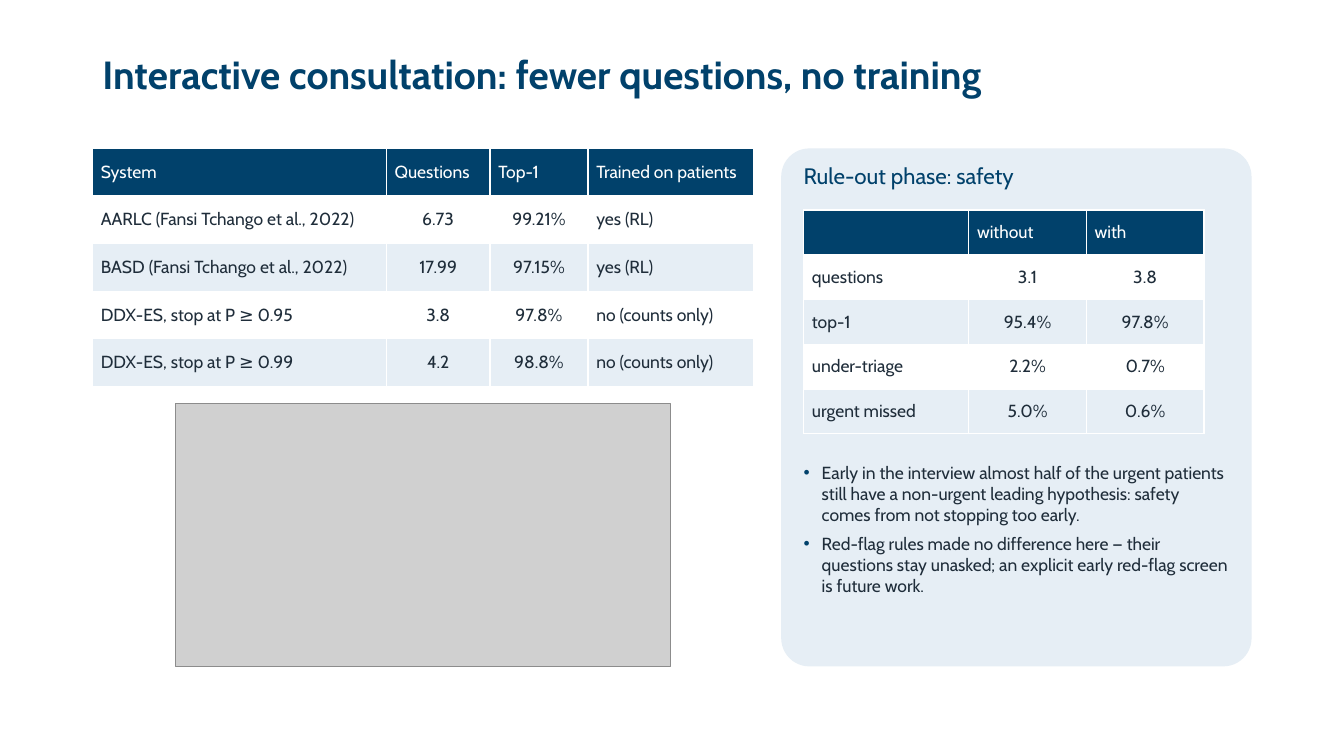
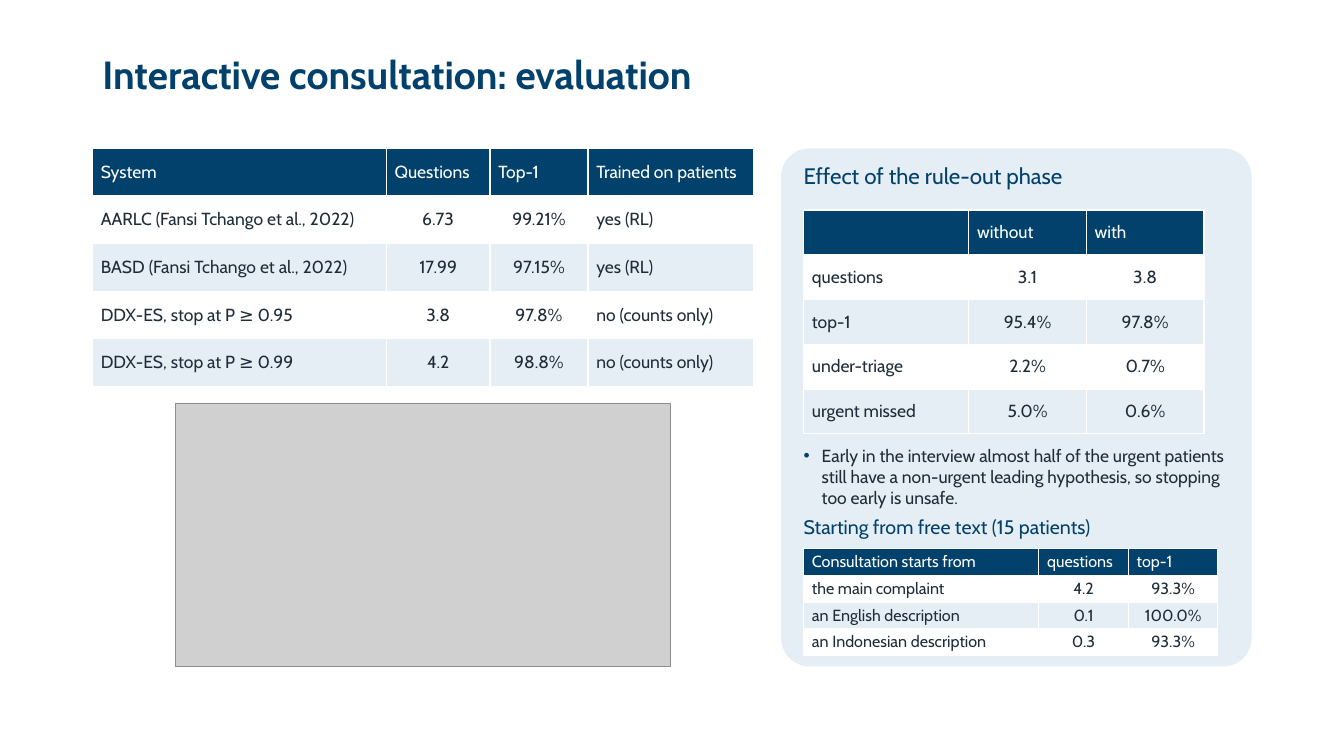
Before and after one commit to zidanarsyad/ddx-expert-system, a slide deck: slide 20 of docs/slides.pptx. Drawn at 1344x756 pixels with LibreOffice and Linux fonts; fonts in the diff are those of the drawing; grey boxes stand for pictures; background and template pictures are left out. Boxes give left, top, right and bottom in pixels: in the first picture for what was removed or moved away, otherwise in the second. Text is boxed around its words. In the diff, an @@ line names an element or a change of style, - is before the commit and + after.

```diff
--- a/docs/slides.pptx
+++ b/docs/slides.pptx
@@ title at [102, 59, 692, 90]: text changed @@
-Interactive consultation: fewer questions, no training
+Interactive consultation: evaluation
@@ text at [804, 167, 1062, 190]: text changed @@
-Rule-out phase: safety
+Effect of the rule-out phase
@@ text at [822, 449, 1224, 509]: text changed @@
-• Early in the interview almost half of the urgent patients still have a non-urgent leading hypothesis: safety comes from not stopping too early.
-• Red-flag rules made no difference here — their questions stay unasked; an explicit early red-flag screen is future work.
+• Early in the interview almost half of the urgent patients still have a non-urgent leading hypothesis, so stopping too early is unsafe.
@@ text added at [804, 519, 1090, 539], 14 pt, text #01416B @@
+Starting from free text (15 patients)
@@ table added at [804, 548, 1218, 655], 4 rows, 3 columns @@
+Consultation starts from | questions | top-1
+the main complaint | 4.2 | 93.3%
+an English description | 0.1 | 100.0%
+an Indonesian description | 0.3 | 93.3%
```
Also in this commit, not shown: 14 other slides changed, 27 other files.
